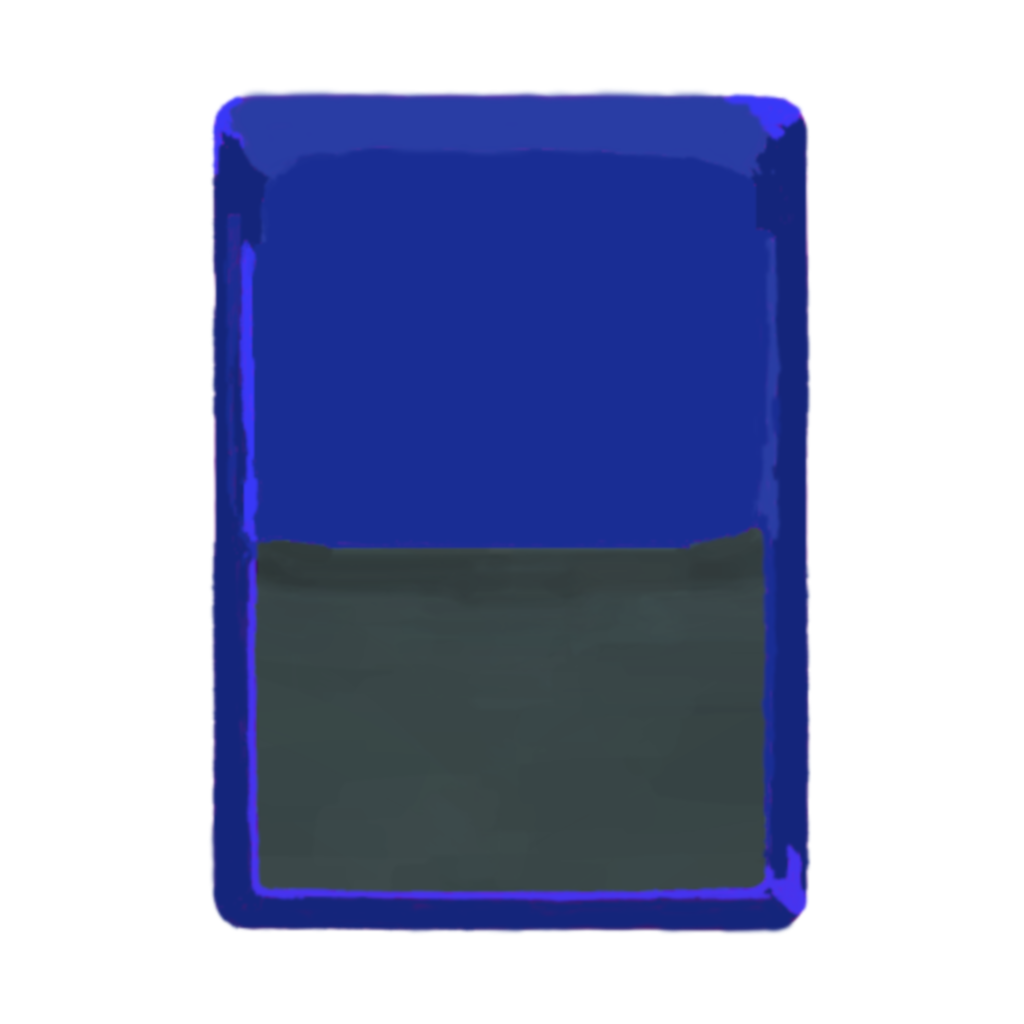
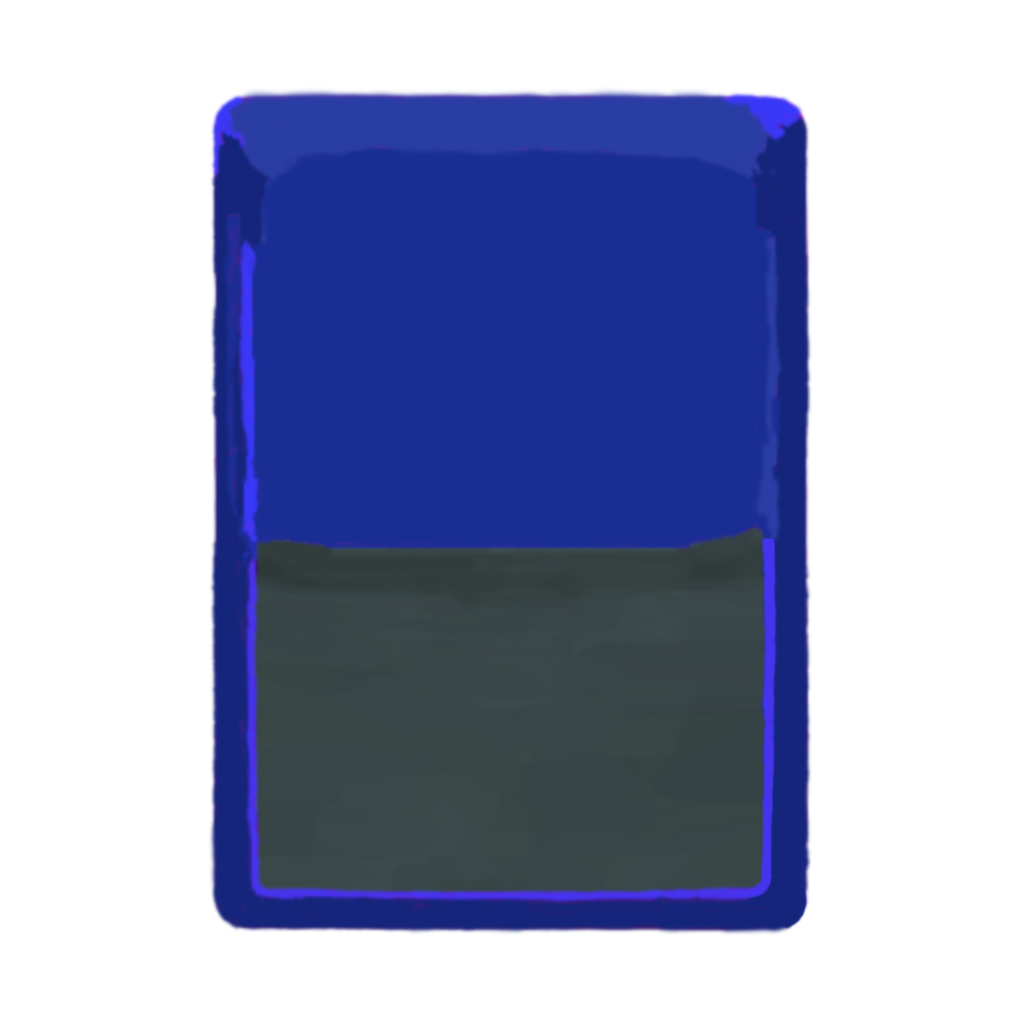
Before/after of a (1024, 1024) layered artwork. What changed in the layer stack:
painted on "bg_skill_blue.png" over [746, 537, 808, 930]
